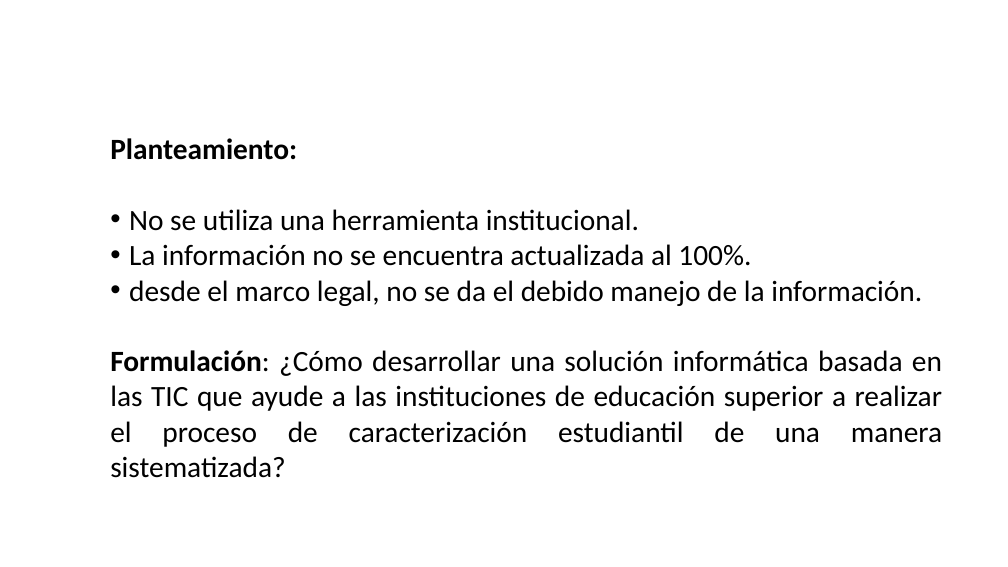
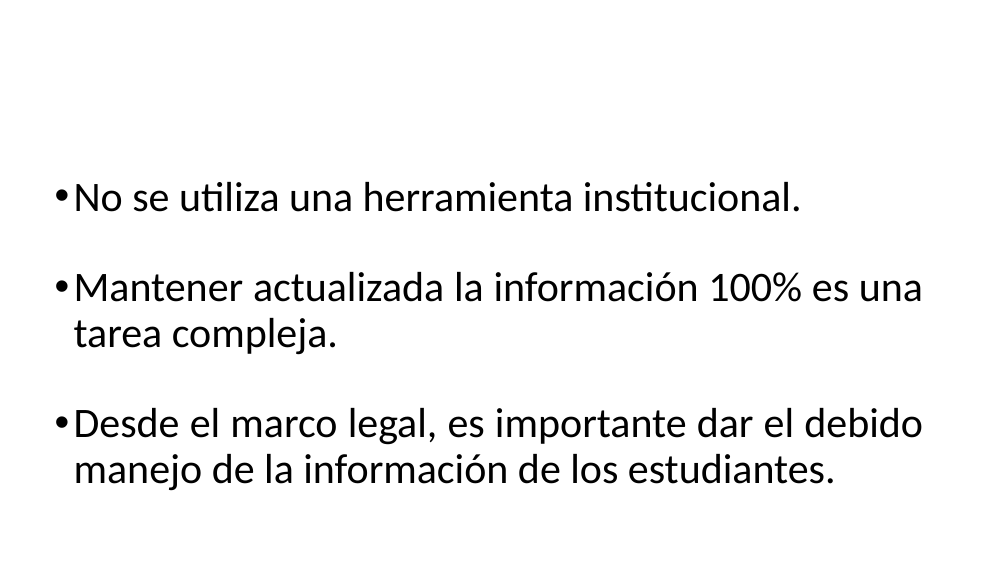
Before and after one commit to BrayanNovoa/uniminuto, a slide deck: slide 5 of expo/expo.pptx (slide 3 before the commit). Drawn at 1008x567 pixels with LibreOffice and Linux fonts; fonts in the diff are those of the drawing; background and template pictures are left out. Boxes give left, top, right and bottom in pixels: in the first picture for what was removed or moved away, otherwise in the second. Text is boxed around its words. In the diff, an @@ line names an element or a change of style, - is before the commit and + after.

```diff
--- a/expo/expo.pptx
+++ b/expo/expo.pptx
@@ text at [110, 138, 297, 160]: paragraph removed @@
-Planteamiento:
@@ text "No se utiliza una herramienta ...": place and size @@
-text "No se utiliza una herramienta ..." at [110, 138, 942, 478]
+text "No se utiliza una herramienta ..." at [74, 182, 923, 491]
@@ text at [74, 182, 802, 212]: size 28 to 40 pt, text colour #464646 to #000000 in "No se utiliza una herramienta institucional."; line spacing 1 to 0.9 @@
@@ text at [74, 272, 923, 491]: text changed; size 28 to 40 pt; text colour #464646 to #000000 @@
-• La información no se encuentra actualizada al 100%.
-• desde el marco legal, no se da el debido manejo de la información.
-Formulación: ¿Cómo desarrollar una solución informática basada en las TIC que ayude a las instituciones de educación superior a realizar el proceso de caracterización estudiantil de una manera sistematizada?
+• Mantener actualizada la información 100% es una tarea compleja.
+• Desde el marco legal, es importante dar el debido manejo de la información de los estudiantes.
```
Also in this commit, not shown: 10 other slides changed, 19 slides added, 5 slides removed, 1 other file.
